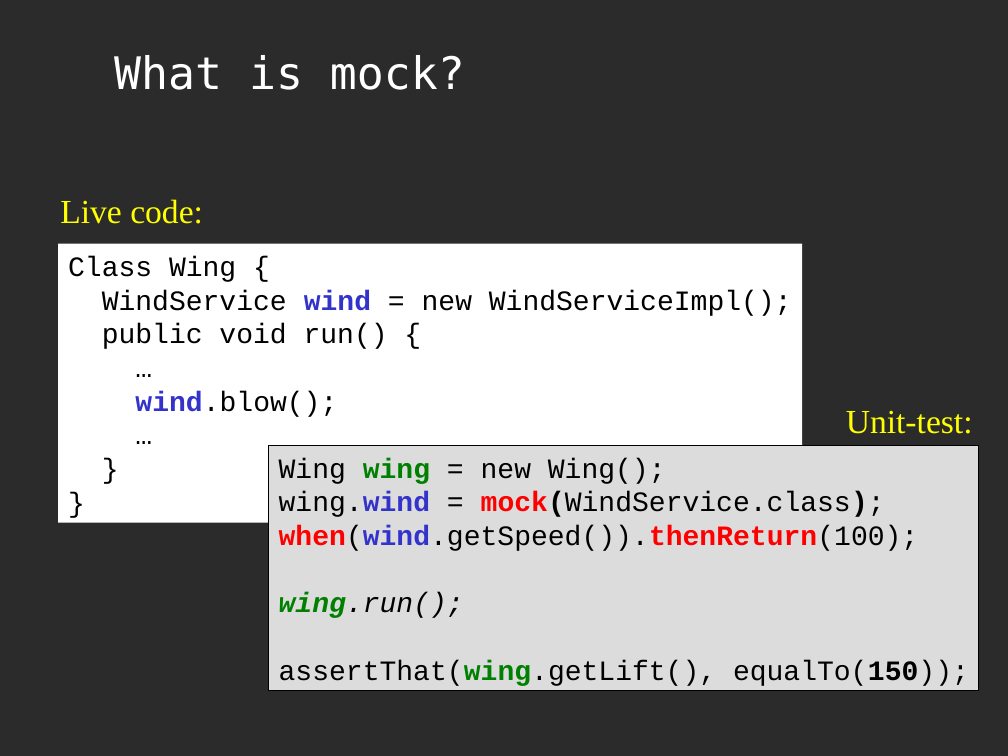
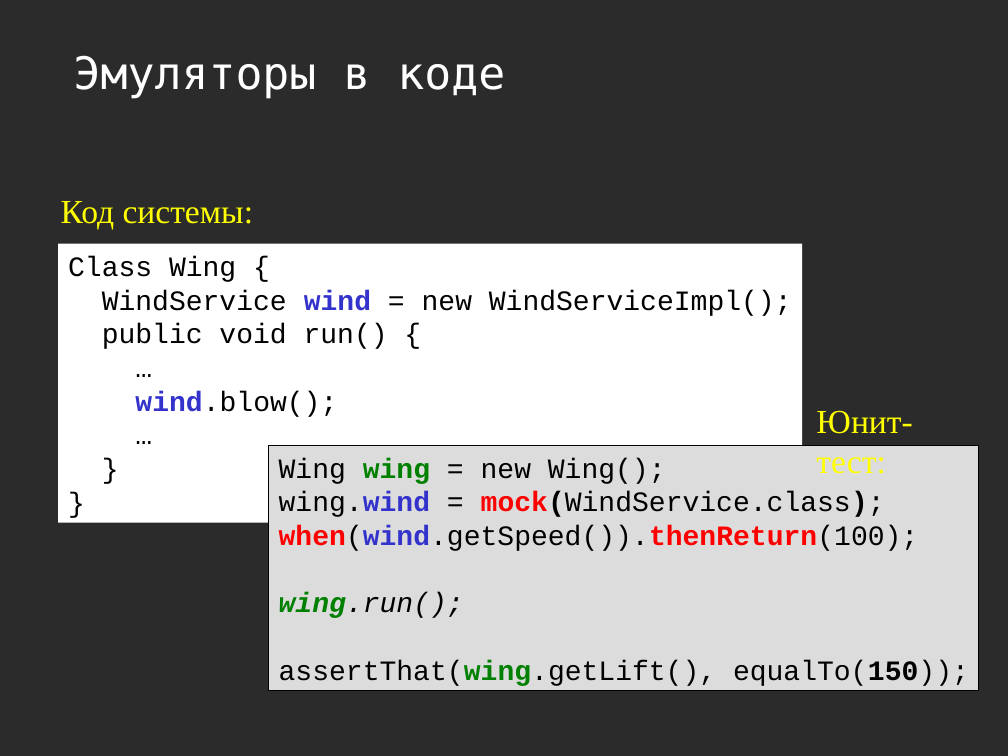
Before and after one commit to asolntsev/presentations, a slide deck: slide 8 of real-life-unit-tests/RealLifeUnitTests.devclub.rus.ppt. Drawn at 1008x756 pixels with LibreOffice and Linux fonts; fonts in the diff are those of the drawing; background and template pictures are left out; a plain dark background stands for a picture behind light text. Boxes give left, top, right and bottom in pixels: in the first picture for what was removed or moved away, otherwise in the second. Text is boxed around its words. In the diff, an @@ line names an element or a change of style, - is before the commit and + after.

```diff
--- a/real-life-unit-tests/RealLifeUnitTests.devclub.rus.ppt
+++ b/real-life-unit-tests/RealLifeUnitTests.devclub.rus.ppt
@@ title at box(74, 55, 505, 99): text changed @@
-What is mock?
+Эмуляторы в коде
@@ text at box(61, 201, 254, 230): text changed @@
-Live code:
+Код системы:
@@ text at box(816, 410, 912, 474): text changed @@
-Unit-test:
+Юнит-тест:
```
Also in this commit, not shown: 3 slides added, 3 slides removed.
